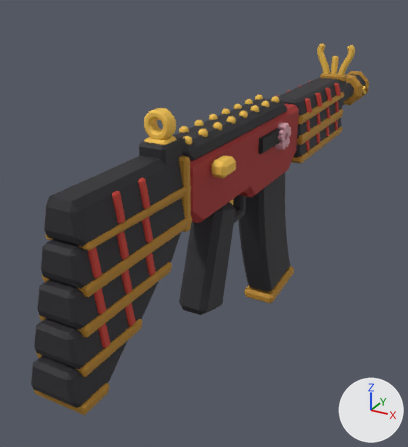
Before and after pictures for a commit that changed the glTF model roblox/assets/weapons-kit/src/w_ar@ar_lacquer.glb.
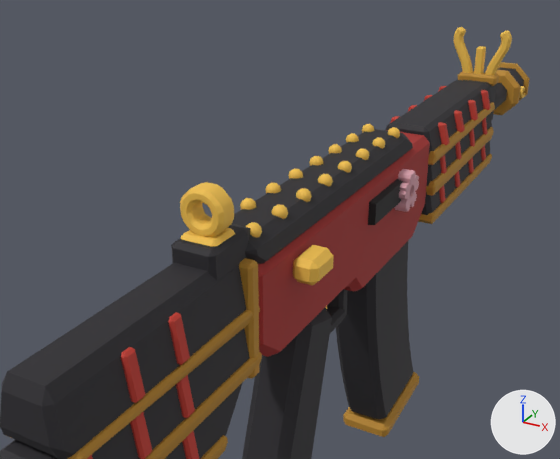
There are two pictures of each version: one whole from a 50 mm lens placed at (0.39, -0.827, 0.287), pointed at (-0.09, 0.046, -0.15), one close up from a 50 mm lens placed at (0.308, -0.681, 0.335), pointed at (-0.113, 0.085, -0.048). The axes (+X, +Y, +Z) are drawn at lower right. The lights are the same throughout. The last two pictures show the newer version. Where no turn or scale is listed for an object, it has been applied to the vertices. Vertices at exactly the same position are counted once.

In view in the first close-up: 'body_wzA', 'crest_wzN.001', 'grip_wzB', 'guard_wzA', 'guard_wzN', 'mag_wzB', 'sight_wzB', 'sight_wzN', 'stock_wzA', 'stock_wzN', 'stock_wzN.001', 'stud_wzN', 'top_wzB' and 10 more.
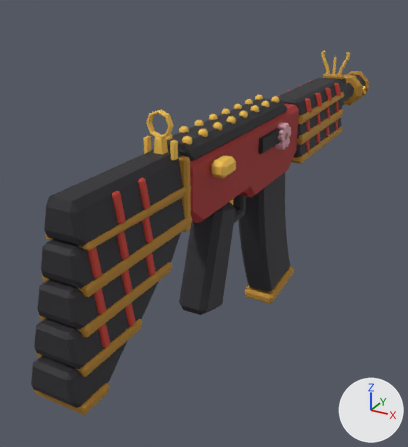
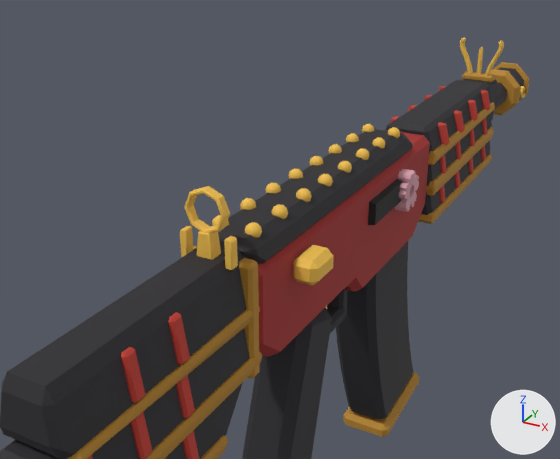
Pixel boxes [x1, y1, x2, y2] of what changed, in the close-ups (560 x 459 px):
'sight_wzN', reshaped (29% taller)
    before: [180, 182, 235, 247]
    after: [180, 186, 238, 270]
'sight_wzB', deleted (black)
    before: [171, 224, 251, 281]
'crest_wzN.001', reshaped (24% narrower, 20% shorter)
    before: [454, 27, 512, 75]
    after: [460, 37, 504, 75]
part 1 of me_crest_wzn_001, rebuilt (30% narrower, 19% shorter)
    before: [454, 27, 473, 73]
    after: [460, 37, 473, 74]
part 2 of me_crest_wzn_001, rebuilt (29% narrower, 24% shorter)
    before: [485, 30, 512, 75]
    after: [485, 41, 504, 75]
part 3 of me_crest_wzn_001, rebuilt (38% narrower)
    before: [474, 46, 486, 74]
    after: [476, 47, 483, 74]
part 4 of me_sight_wzn, rebuilt (15% narrower, 14% shorter)
    before: [180, 182, 234, 237]
    after: [184, 186, 230, 233]
part 5 of me_sight_wzn, added
    after: [180, 226, 193, 257]
part 6 of me_sight_wzn, added
    after: [224, 236, 238, 270]
part 7 of me_sight_wzn, added
    after: [197, 231, 221, 260]
part 8 of me_sight_wzn, deleted
    before: [181, 228, 235, 247]

What the commit changed:
me_crest_wzn_001 is used by ob_crest_wzn_001; location (0.0, 0.0, 0.0).
me_crest_wzn_001 had 168 vertices, 324 faces and spanned x -0.0431..0.0431, y 0.509..0.525, z 0.0691..0.1409.
me_crest_wzn_001 now has 170 vertices, 328 faces and spans x -0.033..0.033, y 0.511..0.523, z 0.071..0.1251.
me_crest_wzn_001 part 1: the loose piece of 72 vertices spanning x -0.0431..-0.0105, y 0.509..0.525, z 0.0691..0.1409 is rebuilt with 72 vertices and now spans x -0.033..-0.0103, y 0.511..0.523, z 0.0711..0.1251.
me_crest_wzn_001 part 2: the loose piece of 72 vertices spanning x 0.0105..0.0431, y 0.509..0.525, z 0.0691..0.1409 is rebuilt with 72 vertices and now spans x 0.0103..0.033, y 0.511..0.523, z 0.0711..0.1251.
me_crest_wzn_001 part 3: the loose piece of 24 vertices spanning x -0.006..0.006, y 0.51..0.524, z 0.07..0.114 is rebuilt with 26 vertices and now spans x -0.0027..0.0027, y 0.513..0.521, z 0.071..0.1137.
me_sight_wzn is used by ob_sight_wzn; location (0.0, 0.0, 0.0).
me_sight_wzn had 144 vertices, 284 faces and spanned x -0.0194..0.0194, y -0.25..-0.218, z 0.09..0.1334.
me_sight_wzn now has 140 vertices, 268 faces and spans x -0.0235..0.0235, y -0.2405..-0.2275, z 0.071..0.1325.
me_sight_wzn part 4: the loose piece of 128 vertices spanning x -0.0194..0.0194, y -0.244..-0.224, z 0.0946..0.1334 is rebuilt with 64 vertices and now spans x -0.0185..0.0185, y -0.2385..-0.2295, z 0.0955..0.1325.
me_sight_wzn part 5: a new loose piece of 26 vertices spanning x -0.0235..-0.0172, y -0.2385..-0.2295, z 0.071..0.0955, in mat_gold (yellow #f2c14e).
me_sight_wzn part 6: a new loose piece of 26 vertices spanning x 0.0172..0.0235, y -0.2385..-0.2295, z 0.071..0.0955, in mat_gold (yellow #f2c14e).
me_sight_wzn part 7: a new loose piece of 24 vertices spanning x -0.0082..0.0082, y -0.2405..-0.2275, z 0.071..0.0977, in mat_gold (yellow #f2c14e).
me_sight_wzn part 8: 16 vertices removed from x -0.0168..0.0168, y -0.25..-0.218, z 0.09..0.097.
Object 'sight_wzB' (ob_sight_wzb) is deleted.
